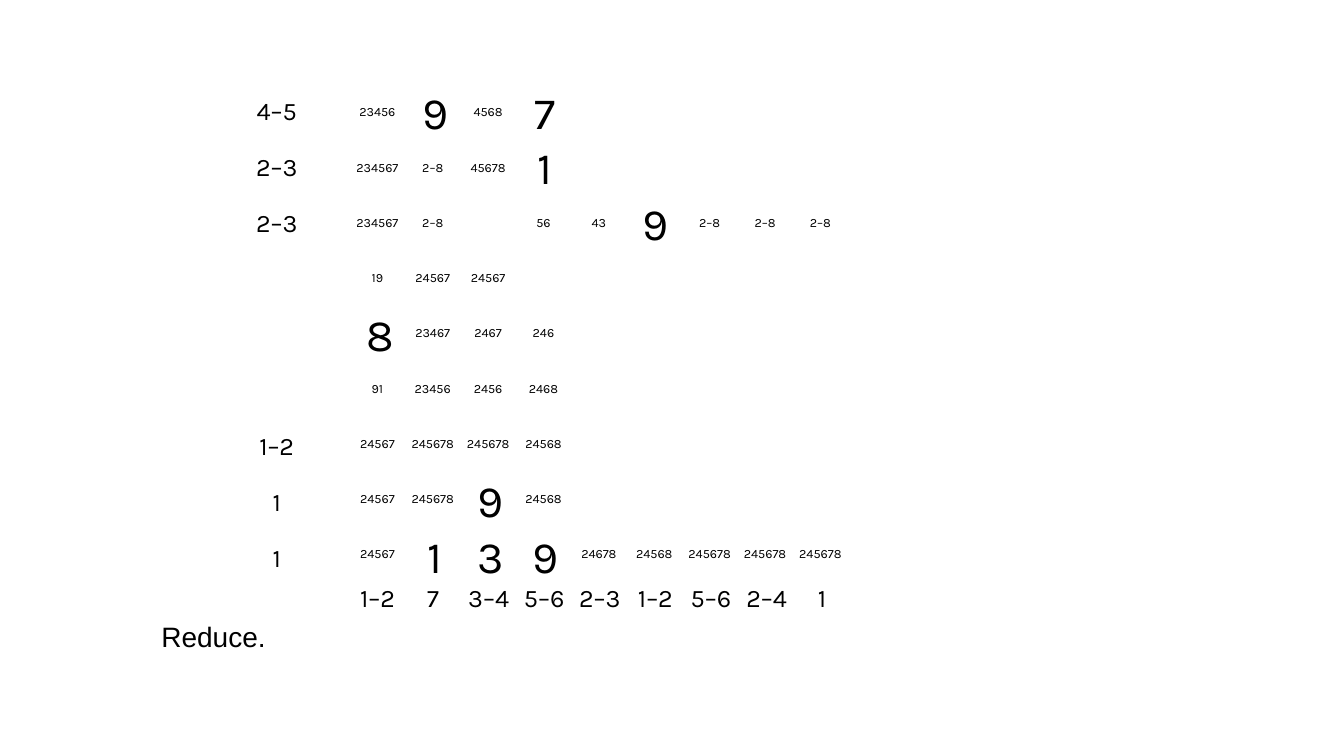
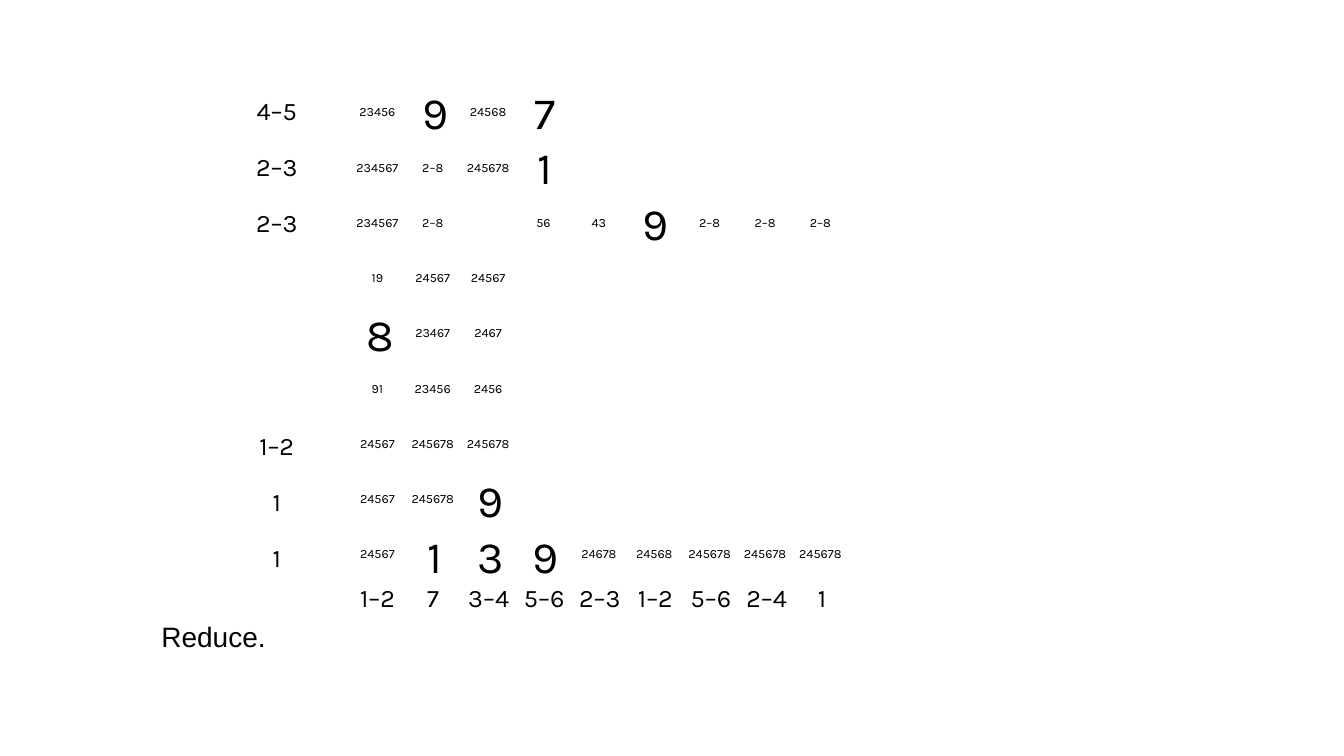
Before and after one commit to jhardis/WSJ_Number_Puzzles, a slide deck: slide 11 of 20260321_2.pptx. Drawn at 1344x756 pixels with LibreOffice and Linux fonts; fonts in the diff are those of the drawing; background and template pictures are left out. Boxes give left, top, right and bottom in pixels: in the first picture for what was removed or moved away, otherwise in the second. Text is boxed around its words. In the diff, an @@ line names an element or a change of style, - is before the commit and + after.

```diff
--- a/20260321_2.pptx
+++ b/20260321_2.pptx
@@ text "24568": place and size @@
-text "24568" at [525,440,561,448]
+text "24568" at [470,108,506,116]
@@ text removed at [474,108,503,116] @@
-4568
@@ text at [467,164,509,172]: text changed @@
-45678
+245678
@@ text removed at [533,329,555,337] @@
-246
@@ text removed at [529,385,558,393] @@
-2468
@@ text removed at [525,495,561,503] @@
-24568
```
Also in this commit, not shown: 14 other slides changed, 1 slide added, 1 other file.
